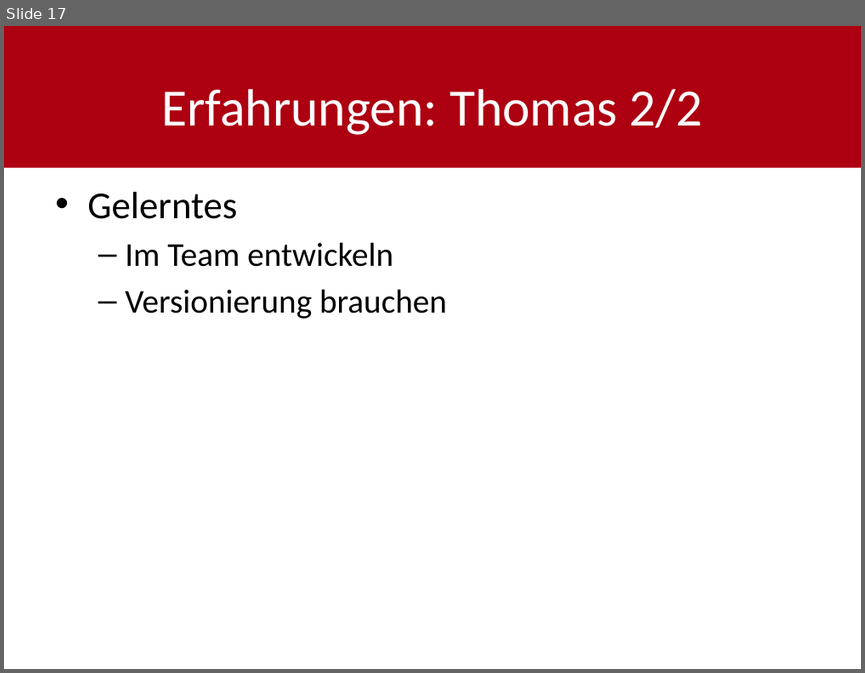
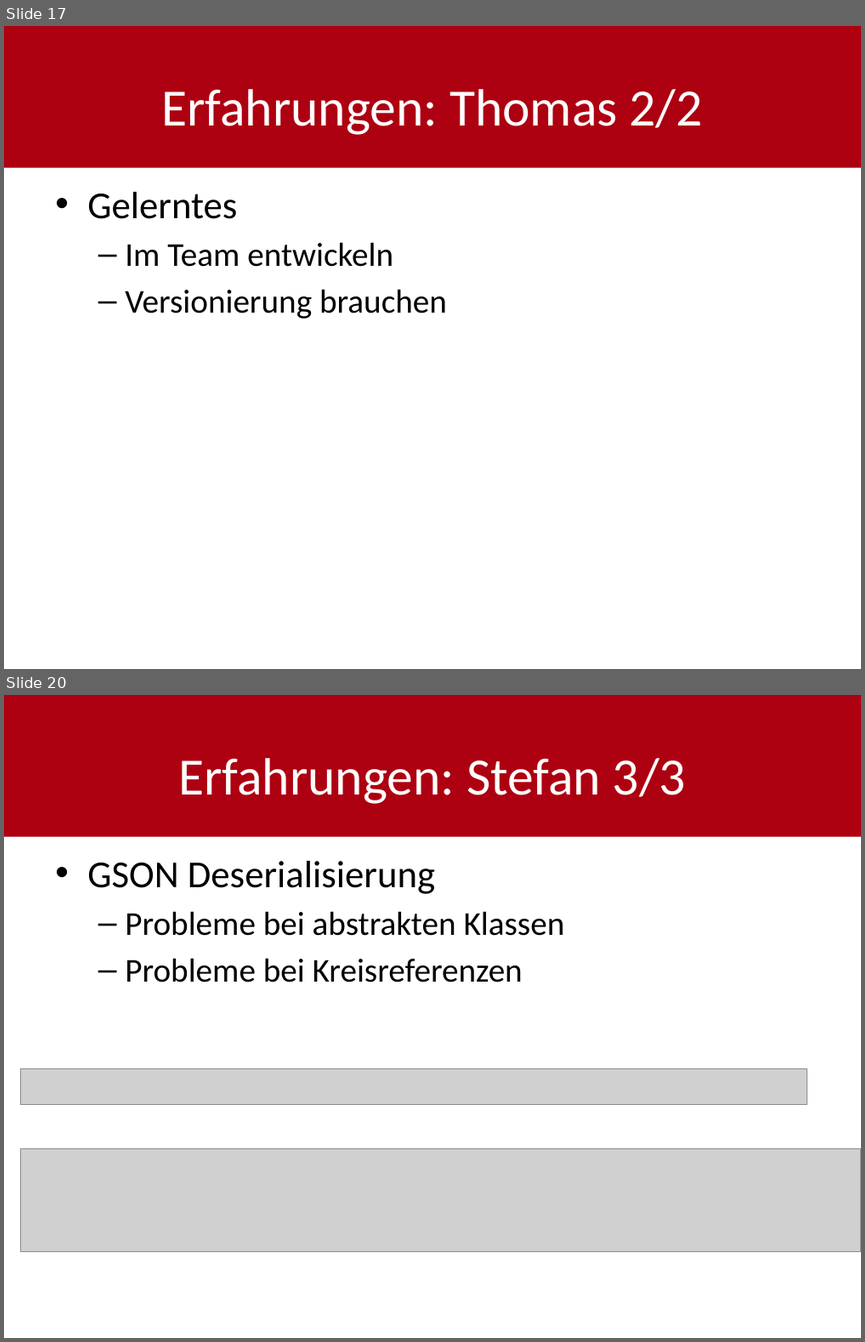
Before and after one commit to shylux/ch.bfh.bti7081.s2015.rot, a slide deck: doc/task14/Schlusspräsentation.pptx. Shown one above the other, each under a label of ours: slide 17 before the commit, slides 17 and 20 after it; the slides between them are not shown. The pictures are 865x673 and 865x1342 pixels, drawn with LibreOffice and Linux fonts; fonts in the diff are those of the drawing; grey boxes stand for pictures. Boxes give left, top, right and bottom in pixels: in the first picture for what was removed or moved away, otherwise in the second. Text is boxed around its words. In the diff, an @@ line names an element or a change of style, - is before the commit and + after.

```diff
--- a/doc/task14/Schlusspräsentation.pptx
+++ b/doc/task14/Schlusspräsentation.pptx
@@ slide 20 added at bbox=[4, 695, 861, 1338], background #FFFFFF; not listed: 1 template element that a slide beside it also shows @@
@@ title added at bbox=[178, 758, 686, 804], 44 pt, text #FFFFFF @@
+Erfahrungen: Stefan 3/3
@@ text added at bbox=[87, 861, 565, 982], 28 pt, text #000000 @@
+• GSON Deserialisierung
+  – Probleme bei abstrakten Klassen
+  – Probleme bei Kreisreferenzen
@@ picture added at bbox=[20, 1068, 806, 1104] @@
@@ picture added at bbox=[20, 1148, 861, 1251] @@
```
Also in this commit, not shown: 3 other slides added.
